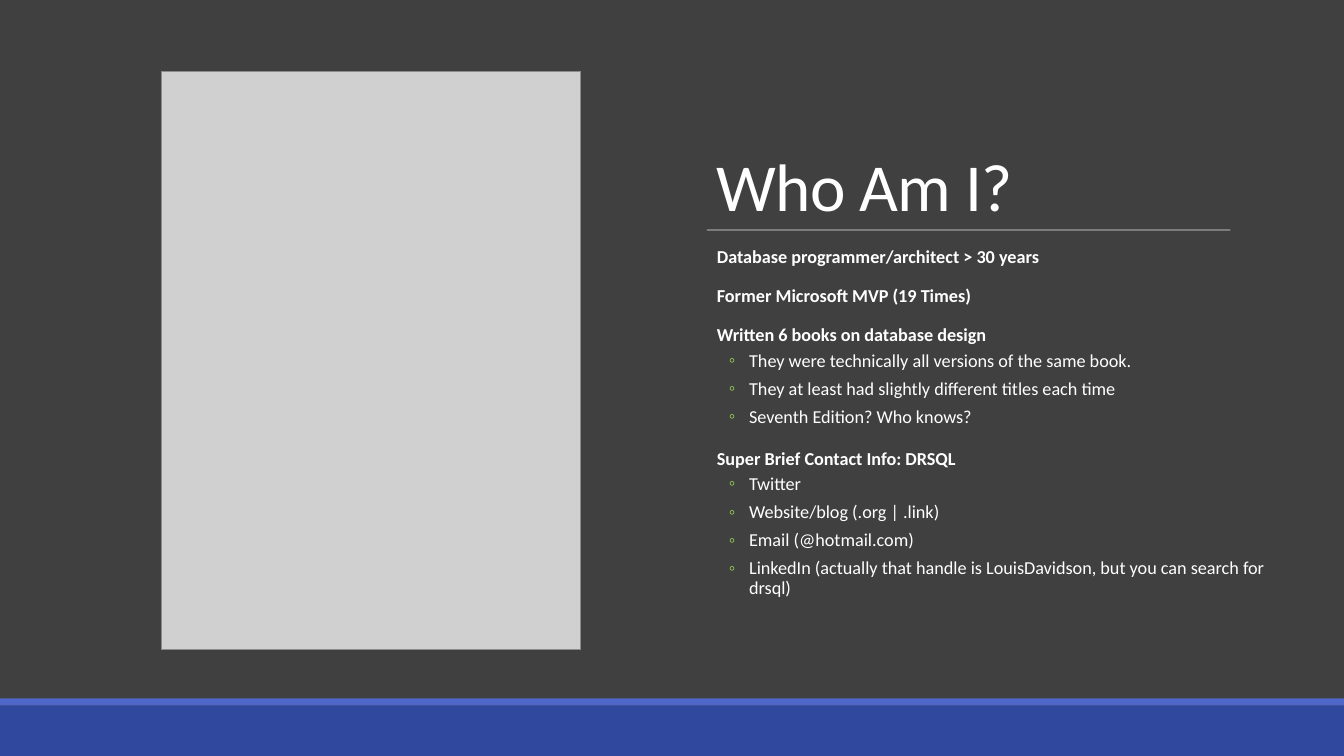
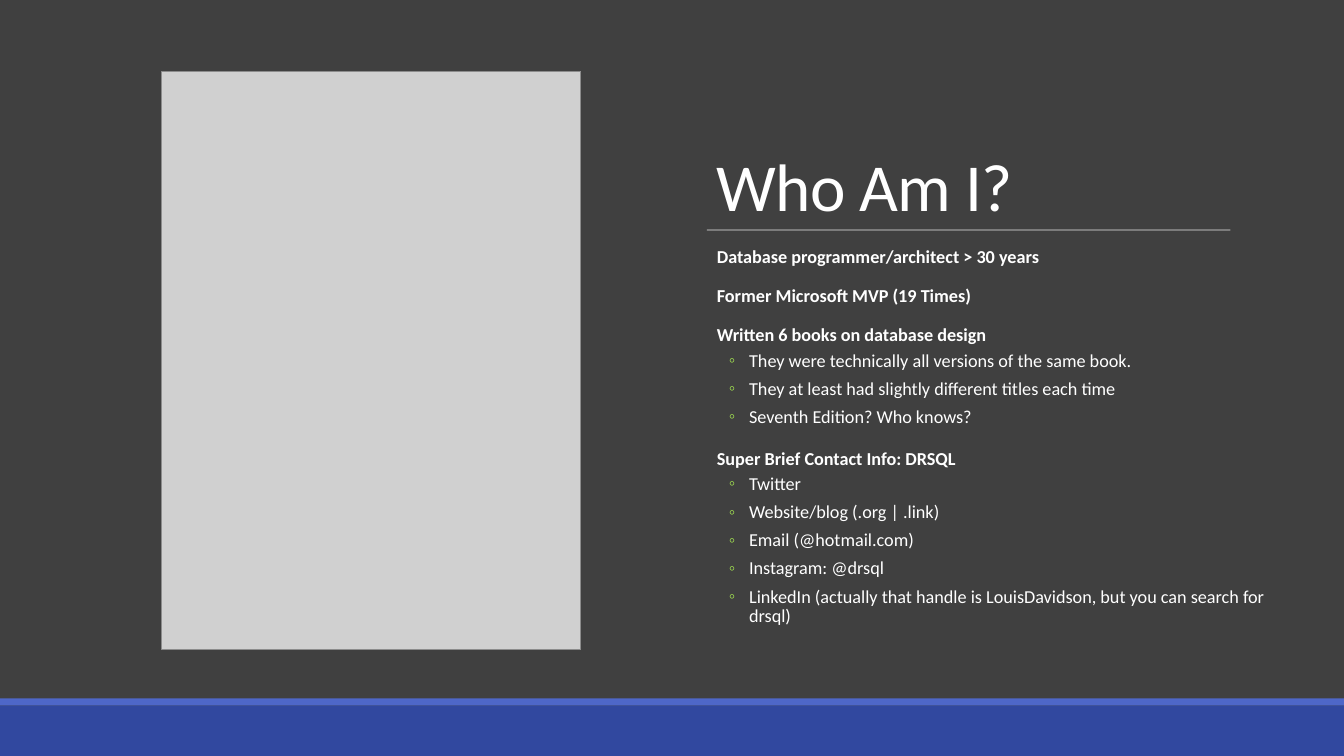
Before and after one commit to drsqlgithub/Presentation-Downloads, a slide deck: slide 8 of BI Versus Relational Design/Bi Versus Relational.pptx. Drawn at 1344x756 pixels with LibreOffice and Linux fonts; fonts in the diff are those of the drawing; grey boxes stand for pictures. Boxes give left, top, right and bottom in pixels: in the first picture for what was removed or moved away, otherwise in the second. Text is boxed around its words. In the diff, an @@ line names an element or a change of style, - is before the commit and + after.

```diff
--- a/BI Versus Relational Design/Bi Versus Relational.pptx
+++ b/BI Versus Relational Design/Bi Versus Relational.pptx
@@ text at (749,561,884,577): paragraph added @@
+  ◦ Instagram: @drsql
```
Also in this commit, not shown: 1 other slide changed, 1 slide added, 18 other files.
